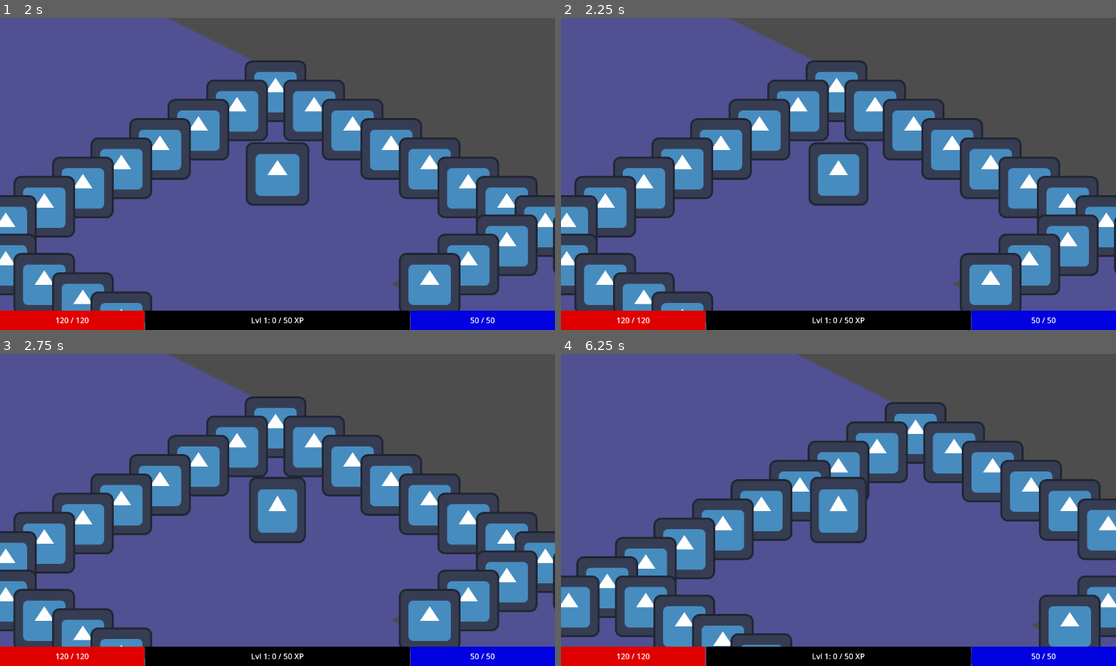
Above: before the commit, frames 1-4 (two rows, left to right).
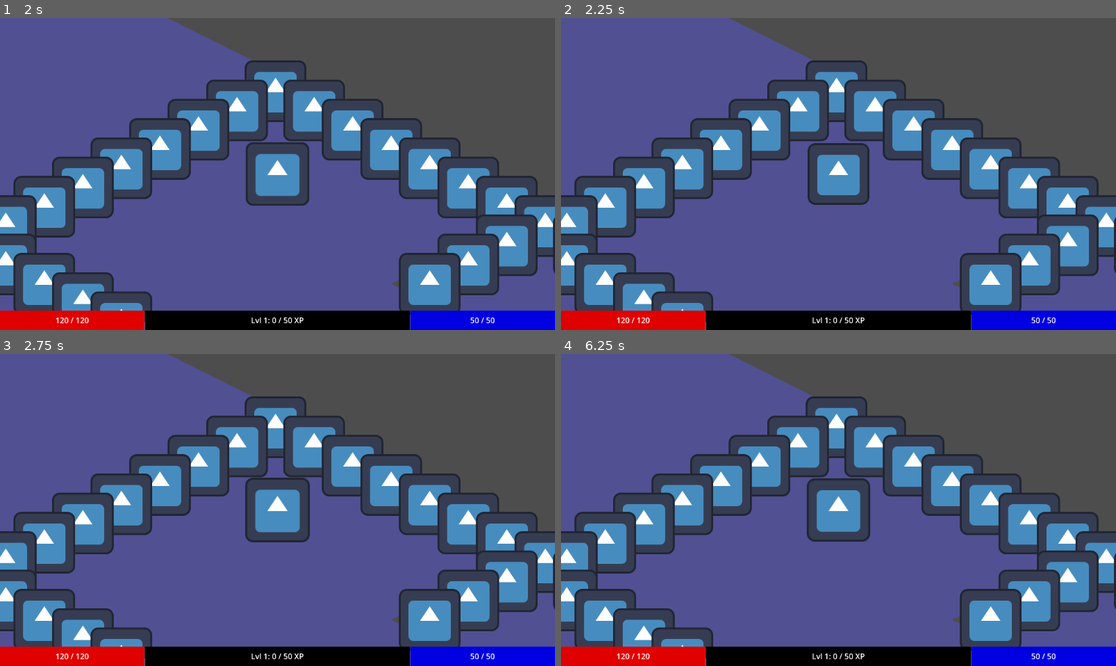
Above: after the commit, the same moments.

Repository: PietPadda/Godot_2D_ARPG
Game: Godot game, scene res://scenes/ui/main_menu.tscn
Same seed, same stepped clock (60 frames per second), same inputs: the game is played once before the commit and once after it. The engine's default icon, where the game draws it, is replaced by a stand-in: a white triangle on a blue panel in a dark square.
Inputs (mouse positions are in pixels of both pictures, inside the frame that each line leads up to):
- Up to frame 1 (2 s): click (22, 42) at 0.52 s; type "12" at 0.6 s; click "Host Game" at 1.25 s
- Up to frame 2 (2.25 s): tap Enter at 2 s; move the mouse to (960, 158) at 2.02 s; hold E (interact) from 2.03 s (still down); click (960, 158) at 2.17 s
- Up to frame 3 (2.75 s): keep holding E (interact)
- Up to frame 4 (6.25 s): move the mouse to (727, 525) at 2.77 s; release E (interact) at 2.78 s; click (727, 525) at 2.85 s; move the mouse to (894, 441) at 3.52 s; tap I (toggle_character_sheet) at 3.6, 5.85 s; click (894, 441) at 3.67 s; move the mouse to (938, 369) at 4.27 s; tap E (interact) at 4.35 s; click (938, 369) at 4.42 s; move the mouse to (938, 400) at 5.02 s; press the mouse at (938, 400) at 5.03 s; move the mouse to (938, 435) at 5.77 s; release the mouse at (938, 435) at 5.78 s; click (938, 435) at 5.92 s

Frame 1 is identical in both runs. In frame 2, 0.3% of the frame differs, in the area x 44-56%, y 39-61%; in frame 3, 0.7%; in frame 4, 39%, in the area x 0-100%, y 0-100%.
Error before the commit: Invalid access of index '0' on a base object of type: 'PackedVector2Array'. (res://scripts/core/grid_manager.gd:135)

Commit message:
fix(grid): correct inverted logic causing crash on empty path

Diff:
--- a/scripts/core/grid_manager.gd
+++ b/scripts/core/grid_manager.gd
@@ -125,12 +125,9 @@
 	# Generate a potential path.
 	var full_path = find_path(start_coord, end_coord, character)
 
-	# THE FIX: We must be absolutely sure the path is not empty before trying to access its elements.
+	# THE REAL FIX: If a path exists, THEN we process it.
 	if not full_path.is_empty():
-		# If no path is found, we do nothing. The empty `final_path` will be sent,
-		# correctly telling the character that it cannot move right now.
-		pass
-	else:
+		# This code now only runs when we are GUARANTEED to have a valid path.
 		# If a path exists, we can safely access its first element.
 		var next_tile = world_to_map(full_path[0])
 		# We call occupy_tile LOCALLY, not as an RPC.
@@ -140,6 +137,9 @@
 			# Only add the first step of the path to the final path.
 			final_path.append(full_path[0])
 		# If success is false, final_path remains empty, telling the character to wait.
+
+	# If full_path was empty, the entire 'if' block is skipped, and we correctly
+	# send an empty final_path, telling the character to wait.
 
 	# Deliver the final, validated (or empty) path to the character.
 	if character.is_multiplayer_authority(): # Is it the host's character?
